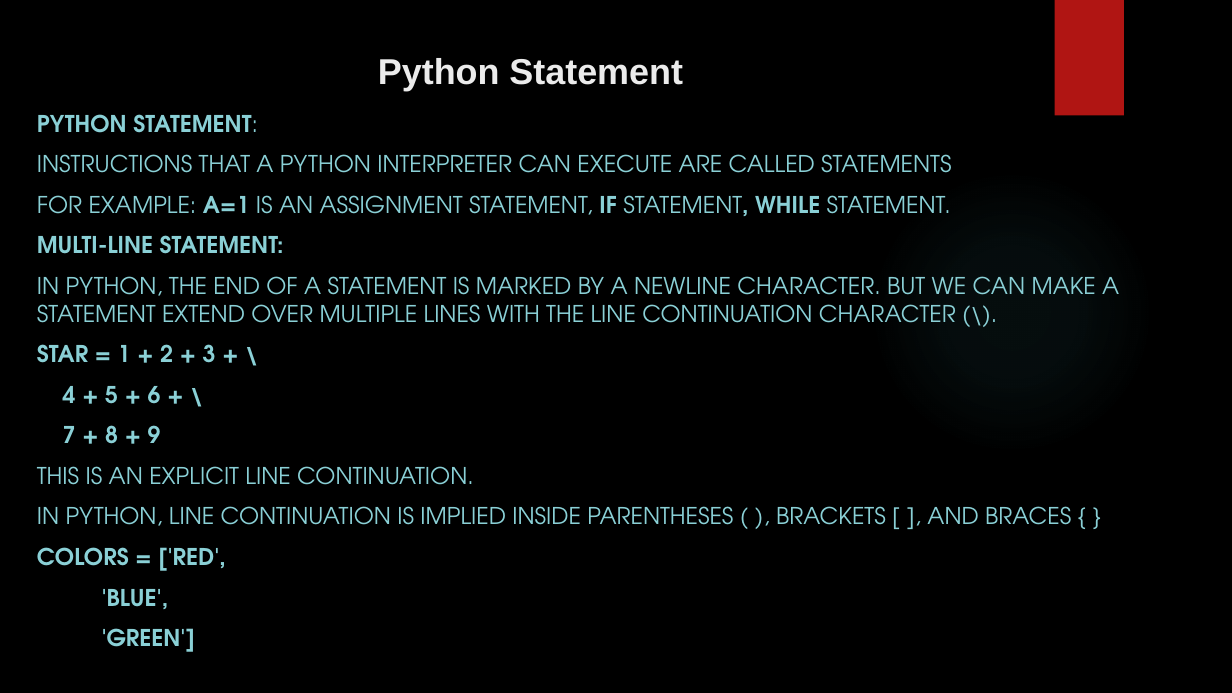
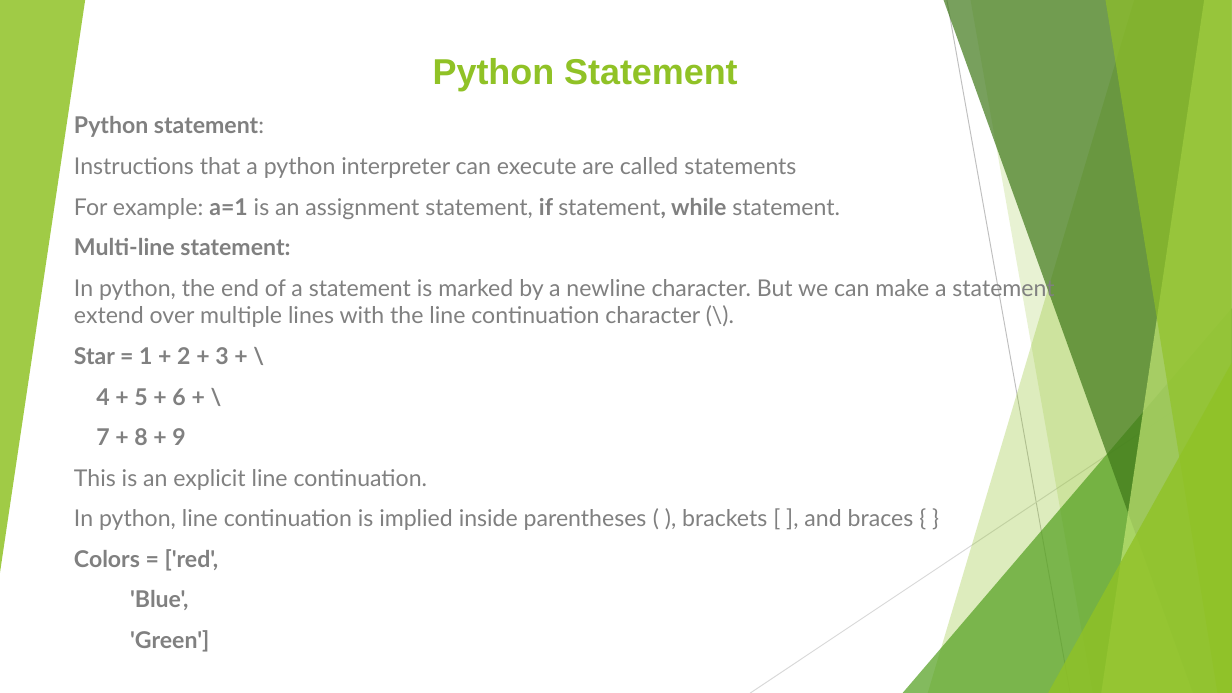
Before and after one commit to tauovir/Materials, a slide deck: slide 4 of Python Session/Python_9_may.pptx. Drawn at 1232x693 pixels with LibreOffice and Linux fonts; fonts in the diff are those of the drawing; background and template pictures are left out. Boxes give left, top, right and bottom in pixels: in the first picture for what was removed or moved away, otherwise in the second. Text is boxed around its words. In the diff, an @@ line names an element or a change of style, - is before the commit and + after.

```diff
--- a/Python Session/Python_9_may.pptx
+++ b/Python Session/Python_9_may.pptx
@@ background picture (left out) to #FFFFFF @@
@@ group added at <box>0,0,1232,693</box>: 5 freeform shapes, 3 triangles, 2 lines @@
@@ title "Python Statement" at <box>433,58,738,91</box>: text colour #EBEBEB to #90C226; alignment left to right @@
@@ rectangle removed at <box>1055,0,1124,116</box> @@
@@ subtitle "Python statement:": place and size @@
-subtitle "Python statement:" at <box>37,114,1119,652</box>
+subtitle "Python statement:" at <box>74,116,1054,652</box>
@@ subtitle at <box>74,116,1054,364</box>: text changed; font TeX Gyre Adventor to Lato; text colour #8AD0D6 to #808080 @@
-PYTHON STATEMENT:
-INSTRUCTIONS THAT A PYTHON INTERPRETER CAN EXECUTE ARE CALLED STATEMENTS
-FOR EXAMPLE: A=1 IS AN ASSIGNMENT STATEMENT, IF STATEMENT, WHILE STATEMENT.
-MULTI-LINE STATEMENT:
-IN PYTHON, THE END OF A STATEMENT IS MARKED BY A NEWLINE CHARACTER. BUT WE CAN MAKE A STATEMENT EXTEND OVER MULTIPLE LINES WITH THE LINE CONTINUATION CHARACTER (\).
-STAR = 1 + 2 + 3 + \
+Python statement:
+Instructions that a python interpreter can execute are called statements
+For example: a=1 is an assignment statement, if statement, while statement.
+Multi-line statement:
+In python, the end of a statement is marked by a newline character. But we can make a statement extend over multiple lines with the line continuation character (\).
+Star = 1 + 2 + 3 + \
@@ ellipse removed at <box>870,169,1154,454</box> @@
@@ subtitle at <box>96,388,185,445</box>: font TeX Gyre Adventor to Lato, text colour #8AD0D6 to #808080 in "4 + 5 + 6 + \", "7 + 8 + 9" @@
@@ subtitle at <box>74,469,914,652</box>: text changed; font TeX Gyre Adventor to Lato; text colour #8AD0D6 to #808080 @@
-THIS IS AN EXPLICIT LINE CONTINUATION.
-IN PYTHON, LINE CONTINUATION IS IMPLIED INSIDE PARENTHESES ( ), BRACKETS [ ], AND BRACES { }
-COLORS = ['RED',
-'BLUE',
-'GREEN']
+This is an explicit line continuation.
+In python, line continuation is implied inside parentheses ( ), brackets [ ], and braces { }
+Colors = ['red',
+'Blue',
+'Green']
```
Also in this commit, not shown: 7 other slides changed, 3 slides added, 10 other files.
